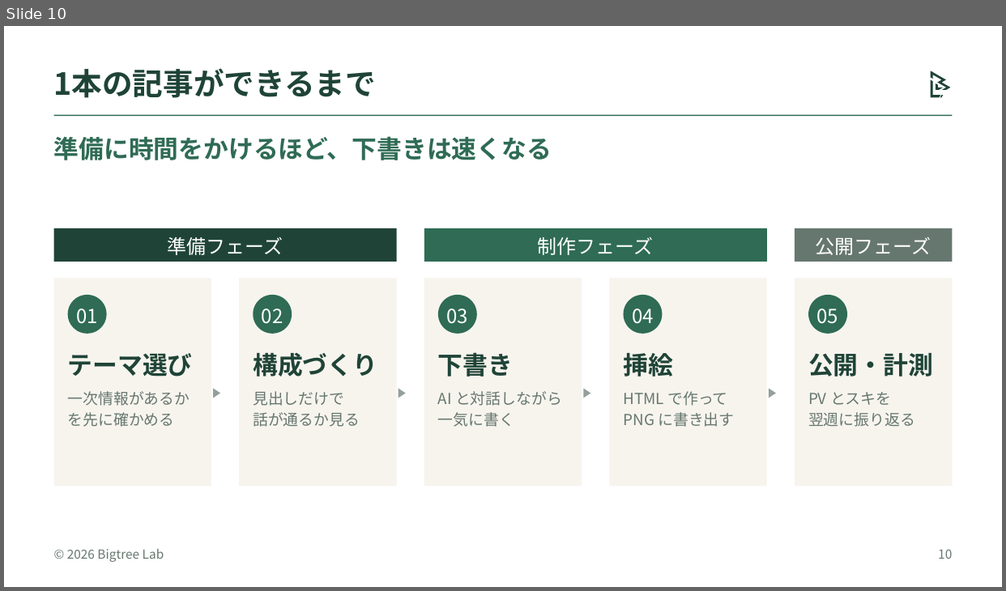
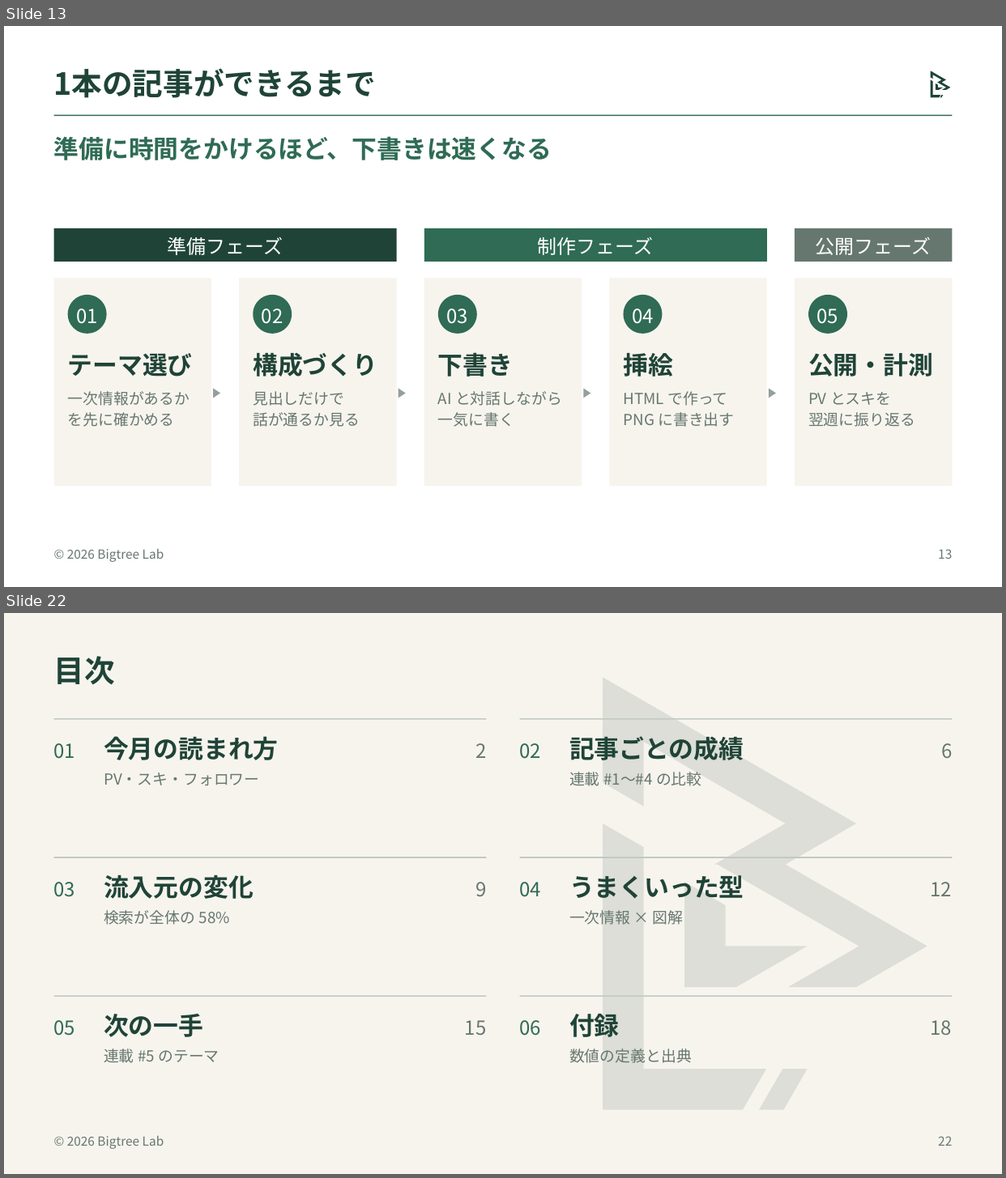
Before and after one commit to bigtree1984/office_3_apps_with_claude, a slide deck: bigtree/samples/bigtree_lab_organisms.pptx. Shown one above the other, each under a label of ours: slide 10 before the commit, slides 13 and 22 after it; the slides between them are not shown. The pictures are 1006x591 and 1006x1178 pixels, drawn with LibreOffice and Linux fonts; fonts in the diff are those of the drawing. Boxes give left, top, right and bottom in pixels: in the first picture for what was removed or moved away, otherwise in the second. Text is boxed around its words. In the diff, an @@ line names an element or a change of style, - is before the commit and + after.

```diff
--- a/bigtree/samples/bigtree_lab_organisms.pptx
+++ b/bigtree/samples/bigtree_lab_organisms.pptx
@@ slide 22 added at box(4, 613, 1002, 1174), background #F7F4EE; not listed: 1 template element that a slide beside it also shows @@
@@ title added at box(54, 656, 115, 684), 22 pt, text #1F4437, bold @@
+目次
@@ freeform shape added at box(594, 669, 936, 1118), fill #1F4437 at 12% opacity @@
@@ group added at box(54, 719, 953, 1063): 24 texts, 6 rectangles @@
+01
+02
+03
+04
+05
+06
+今月の読まれ方
+記事ごとの成績
+流入元の変化
+うまくいった型
+次の一手
+付録
+PV・スキ・フォロワー
+連載 #1〜#4 の比較
+検索が全体の 58%
+一次情報 × 図解
+連載 #5 のテーマ
+数値の定義と出典
+2
+6
+9
+12
+15
+18
@@ page number added at box(938, 1136, 952, 1146), 9 pt, text #66776F @@
+22
@@ what was slide 10 is now slide 13 @@
@@ page number at box(938, 549, 952, 559): text changed @@
-10
+13
```
Also in this commit, not shown: 2 slides changed, 12 other slides added, 13 other files.
